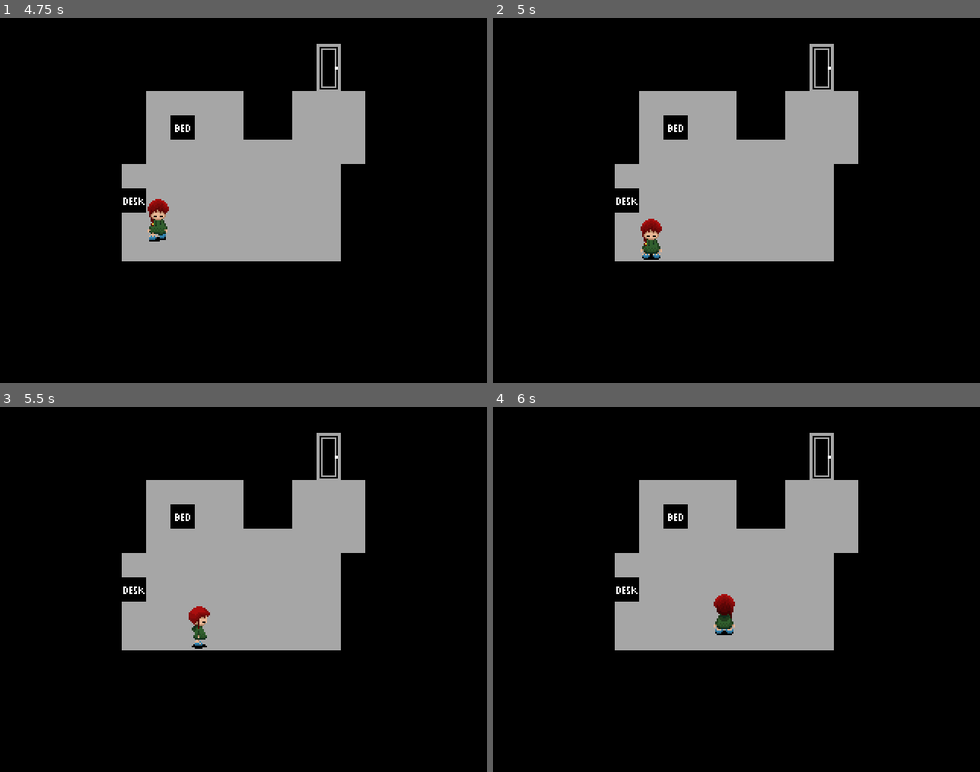
Above: before the commit, frames 1-4 (two rows, left to right).
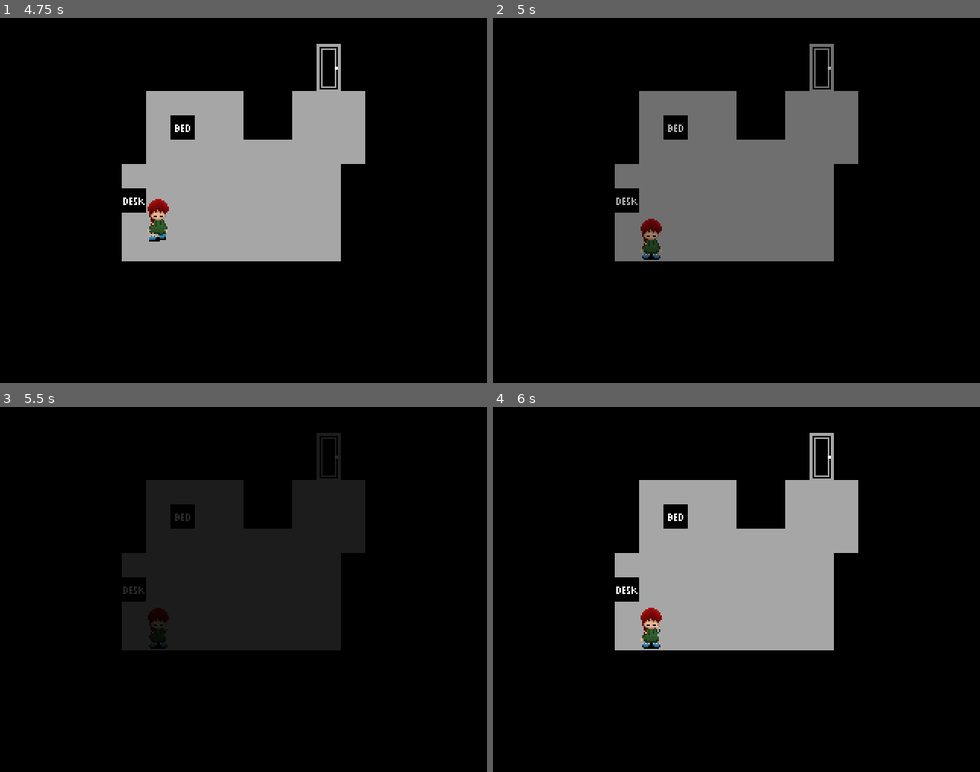
Above: after the commit, the same moments.

Repository: libre-nikki-devs/libre-nikki
Game: Godot game, scene res://scenes/maps/main_menu.tscn
Two runs of this game, one before a commit and one after it. Both use one fixed random seed, a clock stepped at 60 frames per second and the inputs below.
Inputs:
- Up to frame 1 (4.75 s): tap Enter (ui_accept) at 0.5, 2.1, 2.27, 2.57, 3.6, 3.77, 4.07 s; hold Up (ui_up) 0.53-1.25 s; hold Enter (ui_accept) 0.53-1.25 s; click "Play" at 1.25 s; hold Up (ui_up) 2.03-2.78 s; hold Enter (ui_accept) 2.78-3.53 s; hold Left (ui_left) 2.78-4.28 s; hold Down (ui_down) from 4.28 s (still down); hold Enter (ui_accept) from 4.28 s (still down)
- Up to frame 2 (5 s): keep holding Down (ui_down); keep holding Enter (ui_accept); tap Escape (ui_cancel) at 4.9 s
- Up to frame 3 (5.5 s): release Down (ui_down) at 5.03 s; release Enter (ui_accept) at 5.03 s; hold Right (ui_right) from 5.03 s (still down); tap Enter (ui_accept) at 5.1, 5.27 s
- Up to frame 4 (6 s): tap Enter (ui_accept) at 5.57 s; release Right (ui_right) at 5.78 s; hold Up (ui_up) from 5.78 s (still down); hold Enter (ui_accept) from 5.78 s (still down)

Frame 1 is identical in both runs. In frame 2, 19% of the frame differs, in the area x 25-75%, y 7-67%; in frame 3, 19%; in frame 4, 0.8%.

Commit message:
Queue the player's menu if the player character is moving

Diff:
--- a/scripts/characters/sakutsuki.gd
+++ b/scripts/characters/sakutsuki.gd
@@ -40,12 +40,21 @@
 				facing = direction
 				move(direction)
 
+var menu_queued: bool = false
+
 func _input(event: InputEvent) -> void:
-	if not is_busy:
-		if event.is_action_pressed("ui_accept"):
-			interact()
+	if event.is_action_pressed("ui_accept") and not is_busy:
+		interact()
 
-		if event.is_action_pressed("ui_cancel"):
+	if event.is_action_pressed("ui_cancel"):
+		if is_busy:
+			if is_moving:
+				if not menu_queued:
+					menu_queued = true
+					await moved
+					open_menu()
+					menu_queued = false
+		else:
 			open_menu()
 
 func _on_accept_key_held() -> void:
@@ -91,12 +100,12 @@
 
 func open_menu() -> void:
 	if Game.cancel_events.is_empty():
+		get_tree().paused = true
 		Game.transition_handler.play("fade_out", -1, 10.0)
 		await Game.transition_handler.animation_finished
 		menu = preload("res://scenes/menus/players_menu.tscn").instantiate()
 		Game.add_child(menu)
 		Game.transition_handler.play("fade_in", -1, 10.0)
-		get_tree().paused = true
 	else:
 		if Game.cancel_events.front().get_argument_count() > 0:
 			Game.cancel_events.front().call(self)
